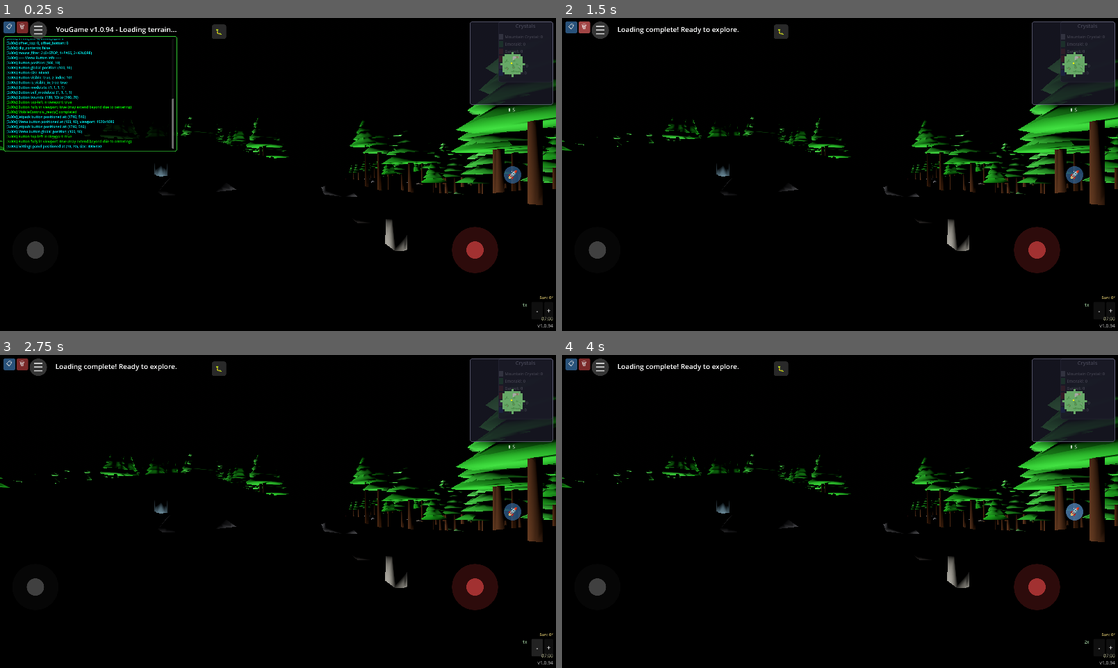
Above: before the commit, frames 1-4 (two rows, left to right).
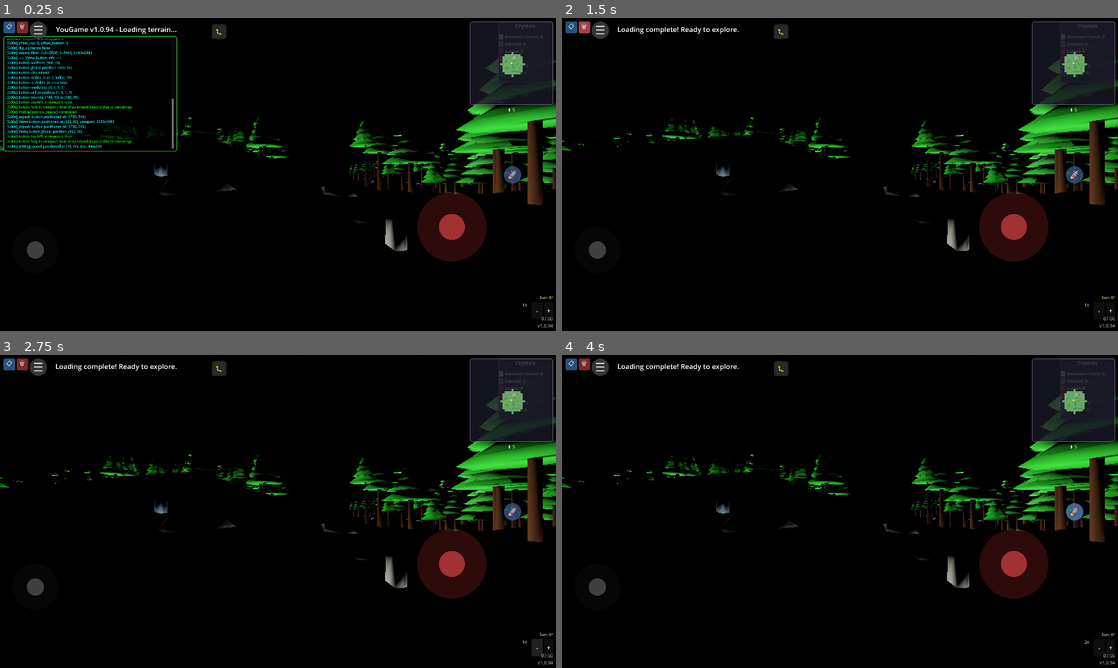
Above: after the commit, the same moments.

Repository: felix-dieterle/YouGame_godot4_public
Game: Godot game, scene res://scenes/main.tscn
Two runs of this game, one before a commit and one after it. Both use one fixed random seed, a clock stepped at 60 frames per second and the inputs below.
Inputs:
- Up to frame 1 (0.25 s): no input
- Up to frame 2 (1.5 s): click "📋" at 0.5 s; click "🗑" at 1.25 s
- Up to frame 3 (2.75 s): click "-" at 2 s
- Up to frame 4 (4 s): click "+" at 2.75 s; click "🚀" at 3.5 s

The runs differ from the first frame. In frame 1, 2.3% of the frame differs, in the area x 75-90%, y 55-82%; in frame 2, 2.3%; in frame 3, 2.3%; in frame 4, 2.3%.

Commit message:
Implement joystick adjustments: 0.5x horizontal sensitivity for movement, 1.5x size for look joystick
Co-authored-by: felix-dieterle <1490062+felix-dieterle@users.noreply.github.com>

Diff:
--- a/scripts/mobile_controls.gd
+++ b/scripts/mobile_controls.gd
@@ -29,9 +29,12 @@
 
 # Configuration
 const JOYSTICK_RADIUS: float = 80.0
+const LOOK_JOYSTICK_RADIUS: float = 120.0  # 1.5x larger than movement joystick
 const STICK_RADIUS: float = 30.0
+const LOOK_STICK_RADIUS: float = 45.0  # Proportionally larger for look joystick (1.5x)
 const DEADZONE: float = 0.2
 const JOYSTICK_DETECTION_MULTIPLIER: float = 1.5  # Multiplier for joystick detection radius
+const MOVEMENT_HORIZONTAL_SENSITIVITY: float = 0.5  # Movement joystick left/right is half as sensitive
 const BUTTON_SIZE: float = 60.0
 const PANEL_WIDTH: float = 300.0
 const PANEL_HEIGHT: float = 350.0
@@ -177,8 +180,8 @@
     normalized_y = clamp(normalized_y, -1.0, 1.0)
 
     # Convert normalized values to joystick offset
-    # Multiply by JOYSTICK_RADIUS to get pixel offset from center
-    var offset = Vector2(normalized_x * JOYSTICK_RADIUS, normalized_y * JOYSTICK_RADIUS)
+    # Multiply by LOOK_JOYSTICK_RADIUS to get pixel offset from center
+    var offset = Vector2(normalized_x * LOOK_JOYSTICK_RADIUS, normalized_y * LOOK_JOYSTICK_RADIUS)
 
     # Update the stick position to match camera angles
     # This ensures the stick visually represents where the camera is looking
@@ -199,7 +202,7 @@
     # Position look joystick in bottom-right corner with margin
     # Add extra margin to keep it away from version/time labels
     # Account for joystick size so it stays within viewport bounds
-    look_joystick_base.position = Vector2(viewport_size.x - look_joystick_margin_x - JOYSTICK_RADIUS * 2, viewport_size.y - look_joystick_margin_y - JOYSTICK_RADIUS * 2)
+    look_joystick_base.position = Vector2(viewport_size.x - look_joystick_margin_x - LOOK_JOYSTICK_RADIUS * 2, viewport_size.y - look_joystick_margin_y - LOOK_JOYSTICK_RADIUS * 2)
 
     DebugLogOverlay.add_log("Joystick positions updated:", "cyan")
     DebugLogOverlay.add_log("  Movement joystick: (%.0f, %.0f)" % [joystick_base.position.x, joystick_base.position.y], "cyan")
@@ -220,12 +223,12 @@
 
         if touch.pressed:
             # Check which joystick is closer and within range
-            if dist < JOYSTICK_RADIUS * JOYSTICK_DETECTION_MULTIPLIER and (look_dist >= JOYSTICK_RADIUS * JOYSTICK_DETECTION_MULTIPLIER or dist < look_dist):
+            if dist < JOYSTICK_RADIUS * JOYSTICK_DETECTION_MULTIPLIER and (look_dist >= LOOK_JOYSTICK_RADIUS * JOYSTICK_DETECTION_MULTIPLIER or dist < look_dist):
                 # Start movement joystick
                 joystick_active = true
                 joystick_touch_index = touch.index
                 _update_joystick(touch_pos)
-            elif look_dist < JOYSTICK_RADIUS * JOYSTICK_DETECTION_MULTIPLIER:
+            elif look_dist < LOOK_JOYSTICK_RADIUS * JOYSTICK_DETECTION_MULTIPLIER:
                 # Start look joystick
                 look_joystick_active = true
                 look_joystick_touch_index = touch.index
@@ -268,7 +271,8 @@
     if normalized.length() < DEADZONE:
         joystick_vector = Vector2.ZERO
     else:
-        joystick_vector = normalized
+        # Apply horizontal sensitivity multiplier to make left/right movement less sensitive
+        joystick_vector = Vector2(normalized.x * MOVEMENT_HORIZONTAL_SENSITIVITY, normalized.y)
 
 func get_input_vector() -> Vector2:
     return joystick_vector
@@ -289,8 +293,8 @@
 
     # Create look joystick base
     look_joystick_base = Control.new()
-    look_joystick_base.size = Vector2(JOYSTICK_RADIUS * 2, JOYSTICK_RADIUS * 2)
-    look_joystick_base.pivot_offset = Vector2(JOYSTICK_RADIUS, JOYSTICK_RADIUS)
+    look_joystick_base.size = Vector2(LOOK_JOYSTICK_RADIUS * 2, LOOK_JOYSTICK_RADIUS * 2)
+    look_joystick_base.pivot_offset = Vector2(LOOK_JOYSTICK_RADIUS, LOOK_JOYSTICK_RADIUS)
     # Set z_index to ensure joystick renders above UI elements
     # With parent MobileControls z_index=10, need child z_index >= 91 for effective > 100
     # (UIManager elements like version_label have effective z_index of 100)
@@ -299,39 +303,39 @@
 
     # Base circle
     var base_panel = Panel.new()
-    base_panel.size = Vector2(JOYSTICK_RADIUS * 2, JOYSTICK_RADIUS * 2)
-    base_panel.position = Vector2(-JOYSTICK_RADIUS, -JOYSTICK_RADIUS)
+    base_panel.size = Vector2(LOOK_JOYSTICK_RADIUS * 2, LOOK_JOYSTICK_RADIUS * 2)
+    base_panel.position = Vector2(-LOOK_JOYSTICK_RADIUS, -LOOK_JOYSTICK_RADIUS)
     base_panel.modulate = Color(0.6, 0.3, 0.3, 0.7)  # More visible reddish tint (increased opacity and red channel)
     look_joystick_base.add_child(base_panel)
 
     # Add StyleBox for circular appearance
     var base_style = StyleBoxFlat.new()
     base_style.bg_color = Color(0.6, 0.3, 0.3, 0.7)  # More visible reddish tint
-    base_style.corner_radius_top_left = int(JOYSTICK_RADIUS)
-    base_style.corner_radius_top_right = int(JOYSTICK_RADIUS)
-    base_style.corner_radius_bottom_left = int(JOYSTICK_RADIUS)
-    base_style.corner_radius_bottom_right = int(JOYSTICK_RADIUS)
+    base_style.corner_radius_top_left = int(LOOK_JOYSTICK_RADIUS)
+    base_style.corner_radius_top_right = int(LOOK_JOYSTICK_RADIUS)
+    base_style.corner_radius_bottom_left = int(LOOK_JOYSTICK_RADIUS)
+    base_style.corner_radius_bottom_right = int(LOOK_JOYSTICK_RADIUS)
     base_panel.add_theme_stylebox_override("panel", base_style)
 
     # Stick circle
     look_joystick_stick = Control.new()
     look_joystick_stick.position = Vector2(0, 0)
-    look_joystick_stick.size = Vector2(STICK_RADIUS * 2, STICK_RADIUS * 2)
-    look_joystick_stick.pivot_offset = Vector2(STICK_RADIUS, STICK_RADIUS)
+    look_joystick_stick.size = Vector2(LOOK_STICK_RADIUS * 2, LOOK_STICK_RADIUS * 2)
+    look_joystick_stick.pivot_offset = Vector2(LOOK_STICK_RADIUS, LOOK_STICK_RADIUS)
     look_joystick_base.add_child(look_joystick_stick)
 
     var stick_panel = Panel.new()
-    stick_panel.size = Vector2(STICK_RADIUS * 2, STICK_RADIUS * 2)
-    stick_panel.position = Vector2(-STICK_RADIUS, -STICK_RADIUS)
+    stick_panel.size = Vector2(LOOK_STICK_RADIUS * 2, LOOK_STICK_RADIUS * 2)
+    stick_panel.position = Vector2(-LOOK_STICK_RADIUS, -LOOK_STICK_RADIUS)
     stick_panel.modulate = Color(0.9, 0.5, 0.5, 0.85)  # More visible reddish stick (increased opacity and brightness)
     look_joystick_stick.add_child(stick_panel)
 
     var stick_style = StyleBoxFlat.new()
     stick_style.bg_color = Color(0.9, 0.5, 0.5, 0.85)  # More visible reddish stick
-    stick_style.corner_radius_top_left = int(STICK_RADIUS)
-    stick_style.corner_radius_top_right = int(STICK_RADIUS)
-    stick_style.corner_radius_bottom_left = int(STICK_RADIUS)
-    stick_style.corner_radius_bottom_right = int(STICK_RADIUS)
+    stick_style.corner_radius_top_left = int(LOOK_STICK_RADIUS)
+    stick_style.corner_radius_top_right = int(LOOK_STICK_RADIUS)
+    stick_style.corner_radius_bottom_left = int(LOOK_STICK_RADIUS)
+    stick_style.corner_radius_bottom_right = int(LOOK_STICK_RADIUS)
     stick_panel.add_theme_stylebox_override("panel", stick_style)
 
     DebugLogOverlay.add_log("Look joystick visuals created", "green")
@@ -343,13 +347,13 @@
     var offset = touch_pos - joystick_center
 
     # Limit offset to joystick radius
-    if offset.length() > JOYSTICK_RADIUS:
-        offset = offset.normalized() * JOYSTICK_RADIUS
+    if offset.length() > LOOK_JOYSTICK_RADIUS:
+        offset = offset.normalized() * LOOK_JOYSTICK_RADIUS
 
     look_joystick_stick.position = offset
 
     # Calculate normalized vector (-1 to 1 range)
-    var normalized = offset / JOYSTICK_RADIUS
+    var normalized = offset / LOOK_JOYSTICK_RADIUS
 
     # Apply deadzone for the vector (for backward compatibility)
     if normalized.length() < DEADZONE:
